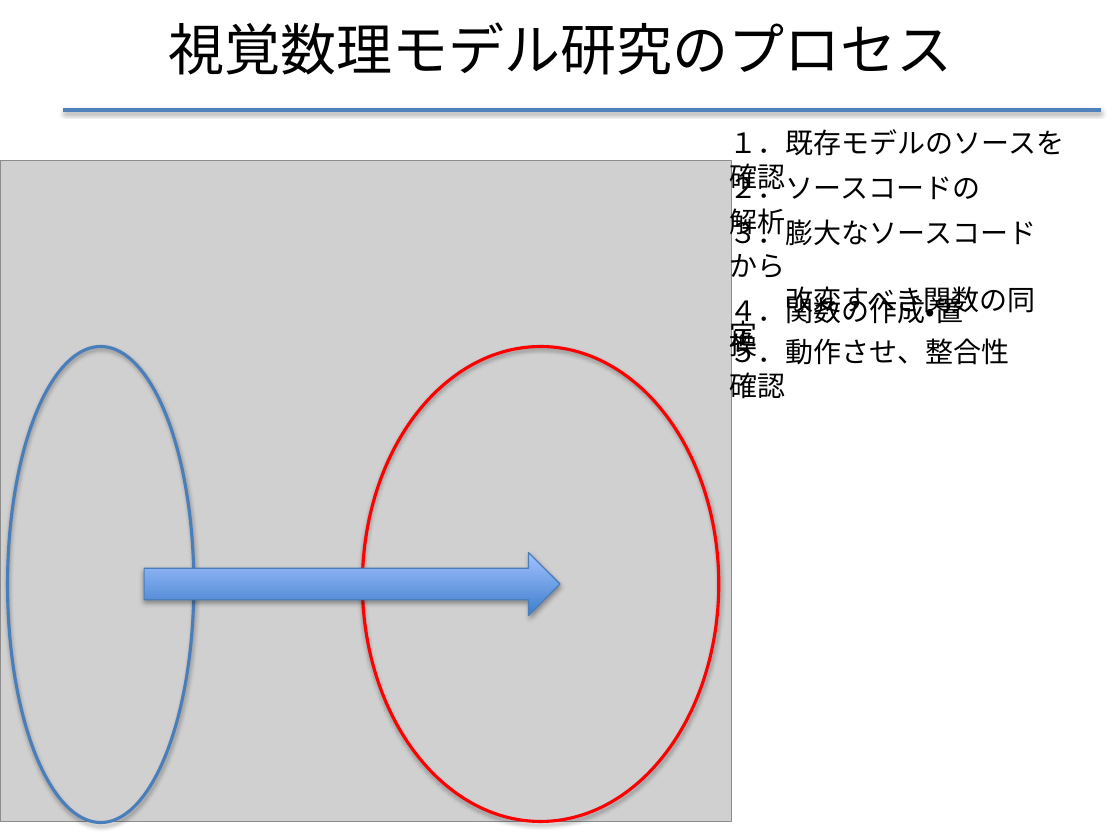
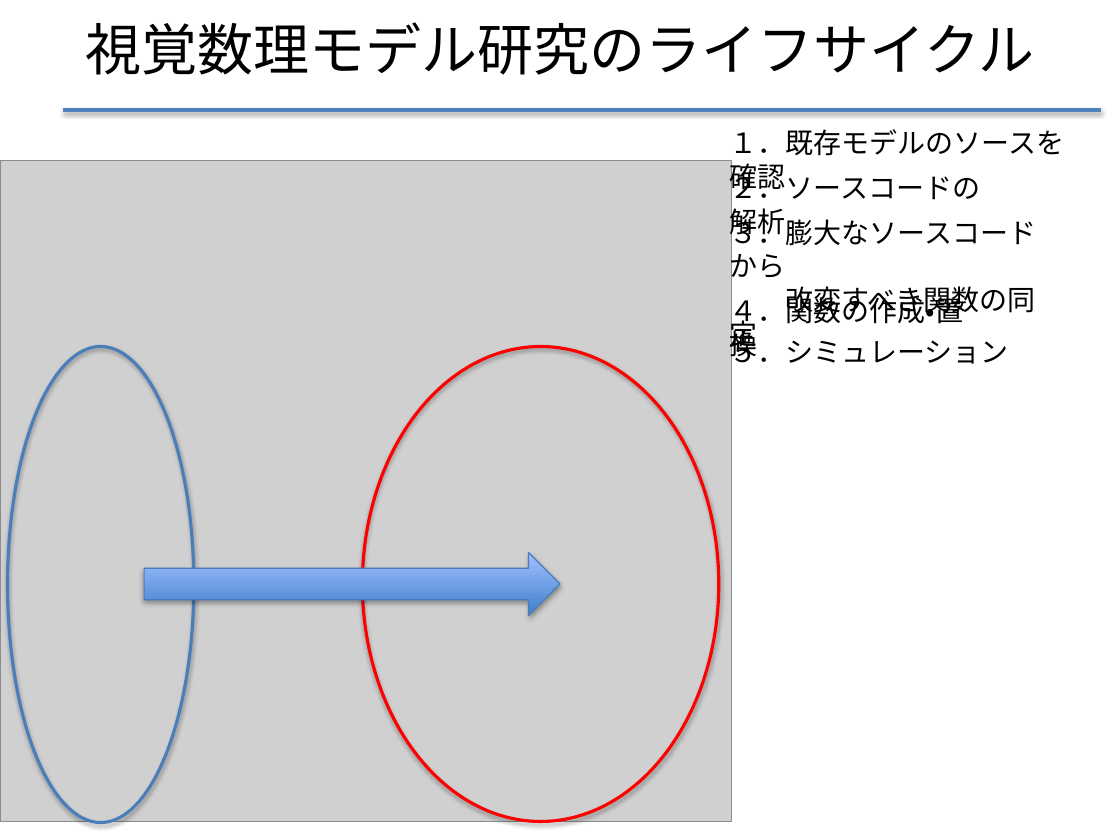
Before and after one commit to f-akazawa/akaz_uecdevelop, a slide deck: slide 5 of doc/中間発表資料.pptx (slide 4 before the commit). Drawn at 1120x840 pixels with LibreOffice and Linux fonts; fonts in the diff are those of the drawing; grey boxes stand for pictures. Boxes give left, top, right and bottom in pixels: in the first picture for what was removed or moved away, otherwise in the second. Text is boxed around its words. In the diff, an @@ line names an element or a change of style, - is before the commit and + after.

```diff
--- a/doc/中間発表資料.pptx
+++ b/doc/中間発表資料.pptx
@@ title at bbox=[85, 22, 1034, 75]: text changed @@
-視覚数理モデル研究のプロセス
+視覚数理モデル研究のライフサイクル
@@ text at bbox=[730, 334, 1009, 370]: text changed @@
-５．動作させ、整合性確認
+５．シミュレーション
```
Also in this commit, not shown: 5 other slides changed, 1 slide removed.
